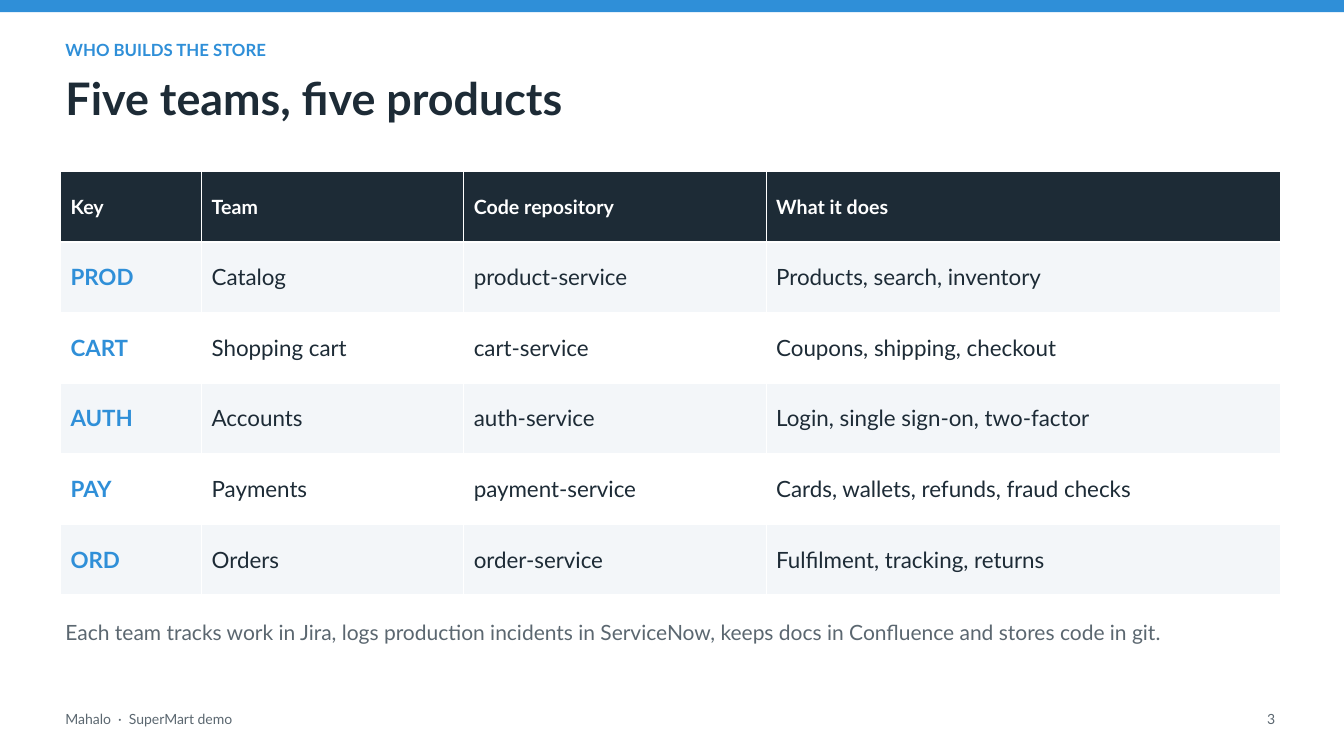
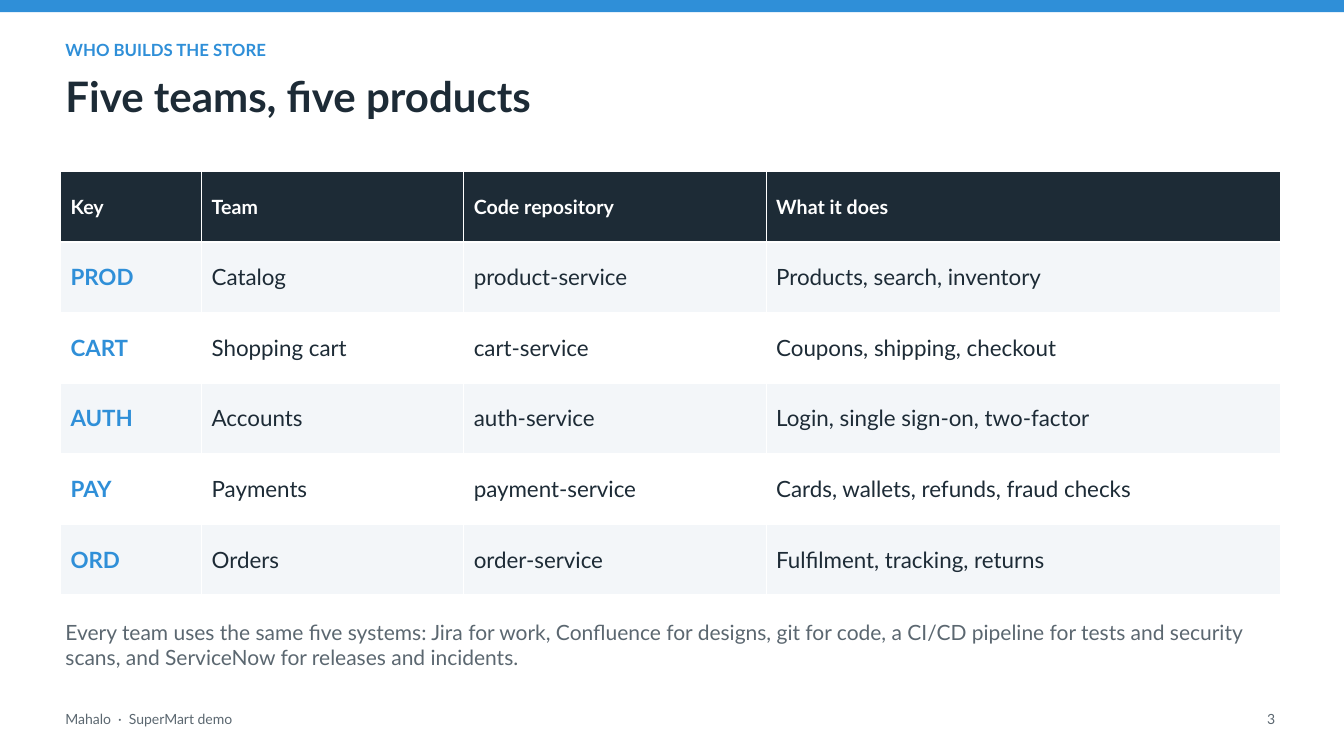
Before and after one commit to tjblavakumar/mahalo-agentcore, a slide deck: slide 3 of docs/Mahalo_SuperMart_Demo.pptx. Drawn at 1344x756 pixels with LibreOffice and Linux fonts; fonts in the diff are those of the drawing. Boxes give left, top, right and bottom in pixels: in the first picture for what was removed or moved away, otherwise in the second. Text is boxed around its words. In the diff, an @@ line names an element or a change of style, - is before the commit and + after.

Commit message:
docs: deck and demo script follow one feature (PAY-109) end to end with all four personas, CI/CD and the login briefing

```diff
--- a/docs/Mahalo_SuperMart_Demo.pptx
+++ b/docs/Mahalo_SuperMart_Demo.pptx
@@ text "Five teams, five products" at [65, 80, 531, 119]: size 32 to 30 pt @@
@@ text at [65, 624, 1243, 668]: text changed @@
-Each team tracks work in Jira, logs production incidents in ServiceNow, keeps docs in Confluence and stores code in git.
+Every team uses the same five systems: Jira for work, Confluence for designs, git for code, a CI/CD pipeline for tests and security scans, and ServiceNow for releases and incidents.
```
Also in this commit, not shown: 9 other slides changed, 5 slides added, 2 slides removed, 5 other files.
